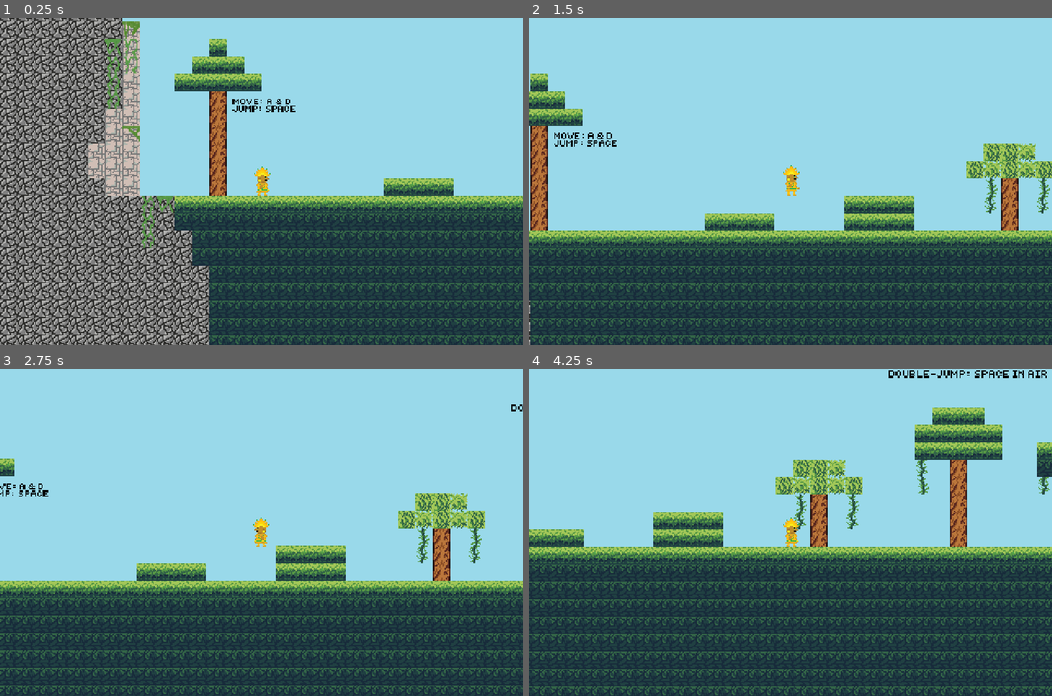
Above: before the commit, frames 1-4 (two rows, left to right).
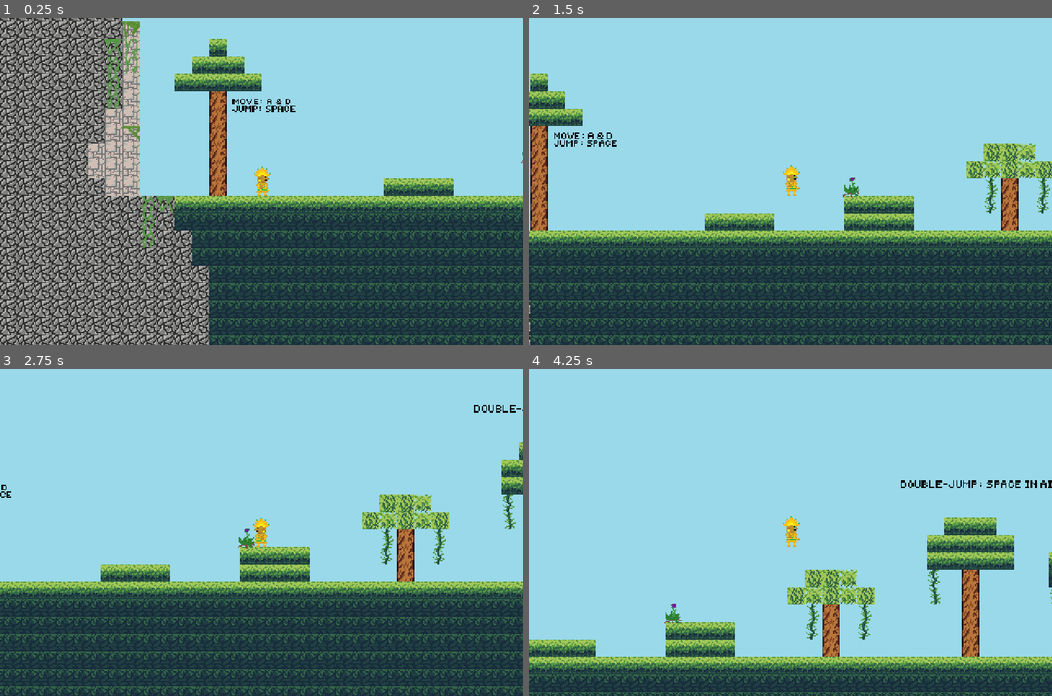
Above: after the commit, the same moments.

Repository: daphnewilkerson/cs247g
Game: Godot game, scene res://jungle.tscn
Two runs of this game, one before a commit and one after it. Both use one fixed random seed, a clock stepped at 60 frames per second and the inputs below. This scene is started directly instead of the project's main scene.
Inputs:
- Up to frame 1 (0.25 s): no input
- Up to frame 2 (1.5 s): tap Enter at 0.5 s; hold D (move_right) from 0.53 s (still down); tap Shift (dash) at 0.6, 1.35 s; tap Space (jump) at 0.77 s
- Up to frame 3 (2.75 s): tap Space (jump) at 1.52 s; release D (move_right) at 2.03 s; hold A (move_left) from 2.03 s (still down); tap Shift (dash) at 2.1 s
- Up to frame 4 (4.25 s): release A (move_left) at 2.78 s; hold D (move_right) from 2.78 s (still down); tap Shift (dash) at 2.85, 3.6 s; tap Space (jump) at 3.02, 3.77 s

The runs differ from the first frame. In frame 1, less than 0.1% of the frame differs, in the area x 99-100%, y 41-45%; in frame 2, less than 0.1%; in frame 3, 16%; in frame 4, 49%, in the area x 0-100%, y 0-100%.

Commit message:
left and right shooting

Diff:
--- a/Viracocha's Return/blow_dart_guy.gd
+++ b/Viracocha's Return/blow_dart_guy.gd
@@ -13,8 +13,10 @@
 
 func shoot():
 	var d = Dart.instantiate()
-	var pos = $Muzzle.global_position
-	var dir = (player.global_position - $Muzzle.global_position).normalized()
+	var dir = (player.global_position - global_position).normalized()
+	var pos = $MuzzleLeft.global_position
+	if dir.x > 0:
+		pos = $MuzzleRight.global_position
 	var angle = dir.angle()
 #	d.direction = dir
 	d.start(pos, angle, dir)
--- a/Viracocha's Return/flower.tscn
+++ b/Viracocha's Return/flower.tscn
@@ -31,7 +31,10 @@
 wait_time = 3.0
 autostart = true
 
-[node name="Muzzle" type="Marker2D" parent="."]
-position = Vector2(1, -15)
+[node name="MuzzleLeft" type="Marker2D" parent="."]
+position = Vector2(-4, -9)
+
+[node name="MuzzleRight" type="Marker2D" parent="."]
+position = Vector2(7, -9)
 
 [connection signal="timeout" from="ShootTimer" to="." method="_on_shoot_timer_timeout"]
--- a/Viracocha's Return/jungle.tscn
+++ b/Viracocha's Return/jungle.tscn
@@ -245,4 +245,4 @@
 metadata/_edit_group_ = true
 
 [node name="Flower" parent="." instance=ExtResource("8_1oi2c")]
-position = Vector2(673, -223)
+position = Vector2(246, -38)
